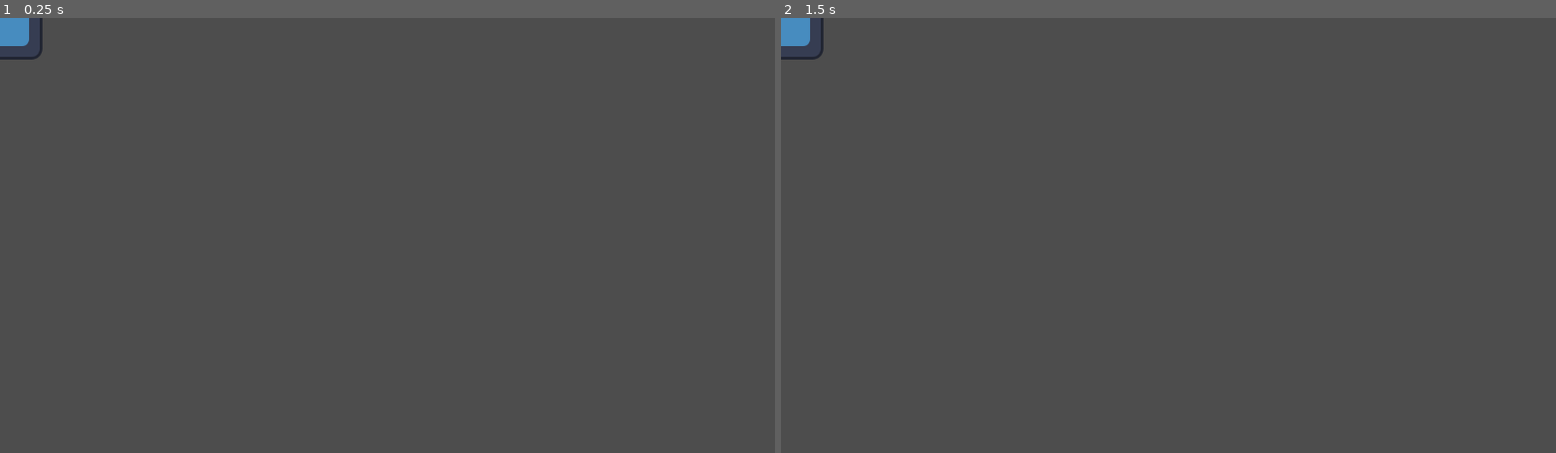
Above: before the commit, frames 1-2 (left to right).
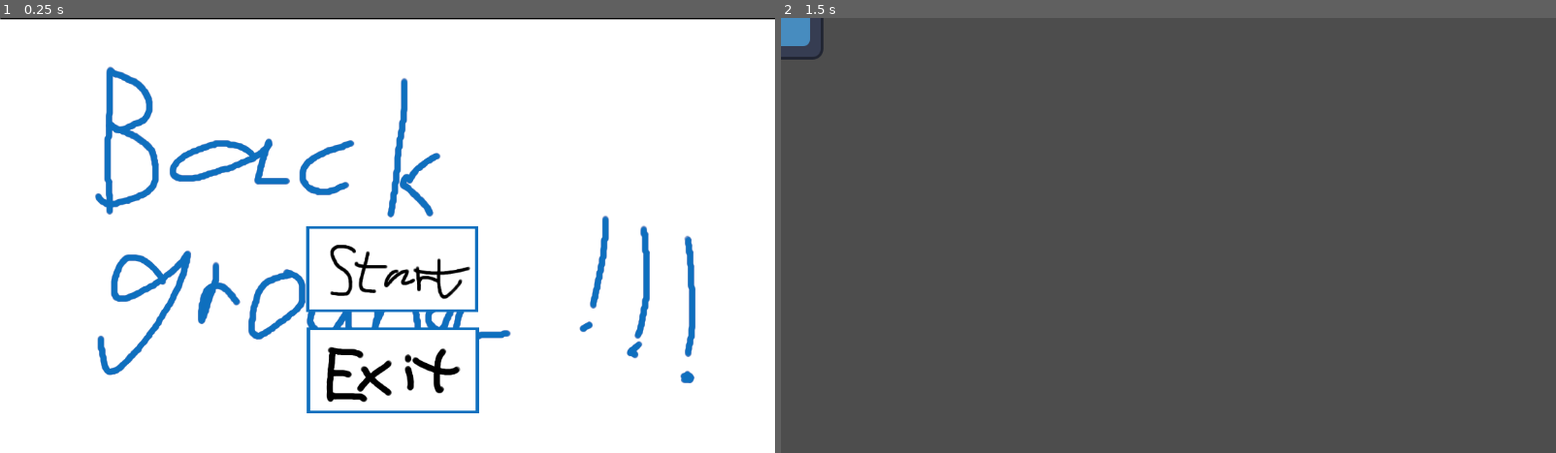
Above: after the commit, the same moments.

Repository: Theis-Mathiassen/CreateFall2023
Game: Godot game, scene res://UI/MainMenu.tscn
Same seed, same stepped clock (60 frames per second), same inputs: the game is played once before the commit and once after it. Before the commit the project starts from res://World/main.tscn. The engine's default icon, where the game draws it, is replaced by a stand-in: a white triangle on a blue panel in a dark square.
Inputs (mouse positions are in pixels of both pictures, inside the frame that each line leads up to):
- Up to frame 1 (0.25 s): no input
- Up to frame 2 (1.5 s): click (1176, 270) at 0.52 s; tap Enter at 1.25 s

The runs differ from the first frame. In frame 1, 100% of the frame differs, in the area x 0-100%, y 0-100%; in frame 2, nothing differs.

Commit message:
Main menu start

Diff:
--- /dev/null
+++ b/UI/ExitButton.gd
@@ -0,0 +1,15 @@
+extends TextureButton
+
+
+# Called when the node enters the scene tree for the first time.
+func _ready():
+	pass # Replace with function body.
+
+
+# Called every frame. 'delta' is the elapsed time since the previous frame.
+func _process(delta):
+	pass
+
+
+func _on_pressed():
+	get_tree().quit()
--- /dev/null
+++ b/UI/MainMenu.tscn
@@ -0,0 +1,66 @@
+[gd_scene load_steps=6 format=3 uid="uid://bqufma44ebh1q"]
+
+[ext_resource type="Texture2D" uid="uid://bd03bb8sfhaib" path="res://UI/Assets/StartButton.png" id="1_1sueu"]
+[ext_resource type="Texture2D" uid="uid://bfol3crva52yb" path="res://UI/Assets/Background.png" id="1_bc4n8"]
+[ext_resource type="Texture2D" uid="uid://dic8c7tlh6dgq" path="res://UI/Assets/ExitButton.png" id="2_f4550"]
+[ext_resource type="Script" path="res://UI/StartButton.gd" id="2_yt5mt"]
+[ext_resource type="Script" path="res://UI/ExitButton.gd" id="4_5vs0h"]
+
+[node name="Control" type="Control"]
+layout_mode = 3
+anchors_preset = 0
+offset_right = 40.0
+offset_bottom = 40.0
+
+[node name="ColorRect" type="ColorRect" parent="."]
+layout_mode = 1
+anchors_preset = 15
+anchor_right = 1.0
+anchor_bottom = 1.0
+offset_left = 1.0
+offset_top = -2.0
+offset_right = 1.0
+offset_bottom = -2.0
+grow_horizontal = 2
+grow_vertical = 2
+scale = Vector2(28.8003, 16.3511)
+color = Color(0, 0, 0, 1)
+
+[node name="Sprite2D" type="Sprite2D" parent="."]
+position = Vector2(576, 326)
+texture = ExtResource("1_bc4n8")
+
+[node name="StartButton" type="TextureButton" parent="."]
+layout_mode = 1
+anchors_preset = 7
+anchor_left = 0.5
+anchor_top = 1.0
+anchor_right = 0.5
+anchor_bottom = 1.0
+offset_left = 435.0
+offset_top = 270.0
+offset_right = 691.0
+offset_bottom = 398.0
+grow_horizontal = 2
+grow_vertical = 0
+texture_normal = ExtResource("1_1sueu")
+script = ExtResource("2_yt5mt")
+
+[node name="ExitButton" type="TextureButton" parent="."]
+layout_mode = 1
+anchors_preset = 7
+anchor_left = 0.5
+anchor_top = 1.0
+anchor_right = 0.5
+anchor_bottom = 1.0
+offset_left = 436.0
+offset_top = 421.0
+offset_right = 692.0
+offset_bottom = 549.0
+grow_horizontal = 2
+grow_vertical = 0
+texture_normal = ExtResource("2_f4550")
+script = ExtResource("4_5vs0h")
+
+[connection signal="pressed" from="StartButton" to="StartButton" method="_on_pressed"]
+[connection signal="pressed" from="ExitButton" to="ExitButton" method="_on_pressed"]
--- /dev/null
+++ b/UI/StartButton.gd
@@ -0,0 +1,16 @@
+extends TextureButton
+
+#var MainScene = preload("res://World/main.tscn").instantiate()
+
+# Called when the node enters the scene tree for the first time.
+func _ready():
+	pass # Replace with function body.
+
+
+# Called every frame. 'delta' is the elapsed time since the previous frame.
+func _process(delta):
+	pass
+
+
+func _on_pressed():
+	get_tree().change_scene_to_file("res://World/main.tscn")
--- a/project.godot
+++ b/project.godot
@@ -11,9 +11,13 @@
 [application]
 
 config/name="CreateFall2023"
-run/main_scene="res://World/main.tscn"
+run/main_scene="res://UI/MainMenu.tscn"
 config/features=PackedStringArray("4.1", "GL Compatibility")
 config/icon="res://icon.svg"
+
+[dotnet]
+
+project/assembly_name="CreateFall2023"
 
 [rendering]
 
Binary file added: UI/Assets/Background.png
Not shown, added: UI/Assets/Background.png.import
Binary file added: UI/Assets/ExitButton.png
Not shown, added: UI/Assets/ExitButton.png.import
Binary file added: UI/Assets/StartButton.png
Not shown, added: UI/Assets/StartButton.png.import
